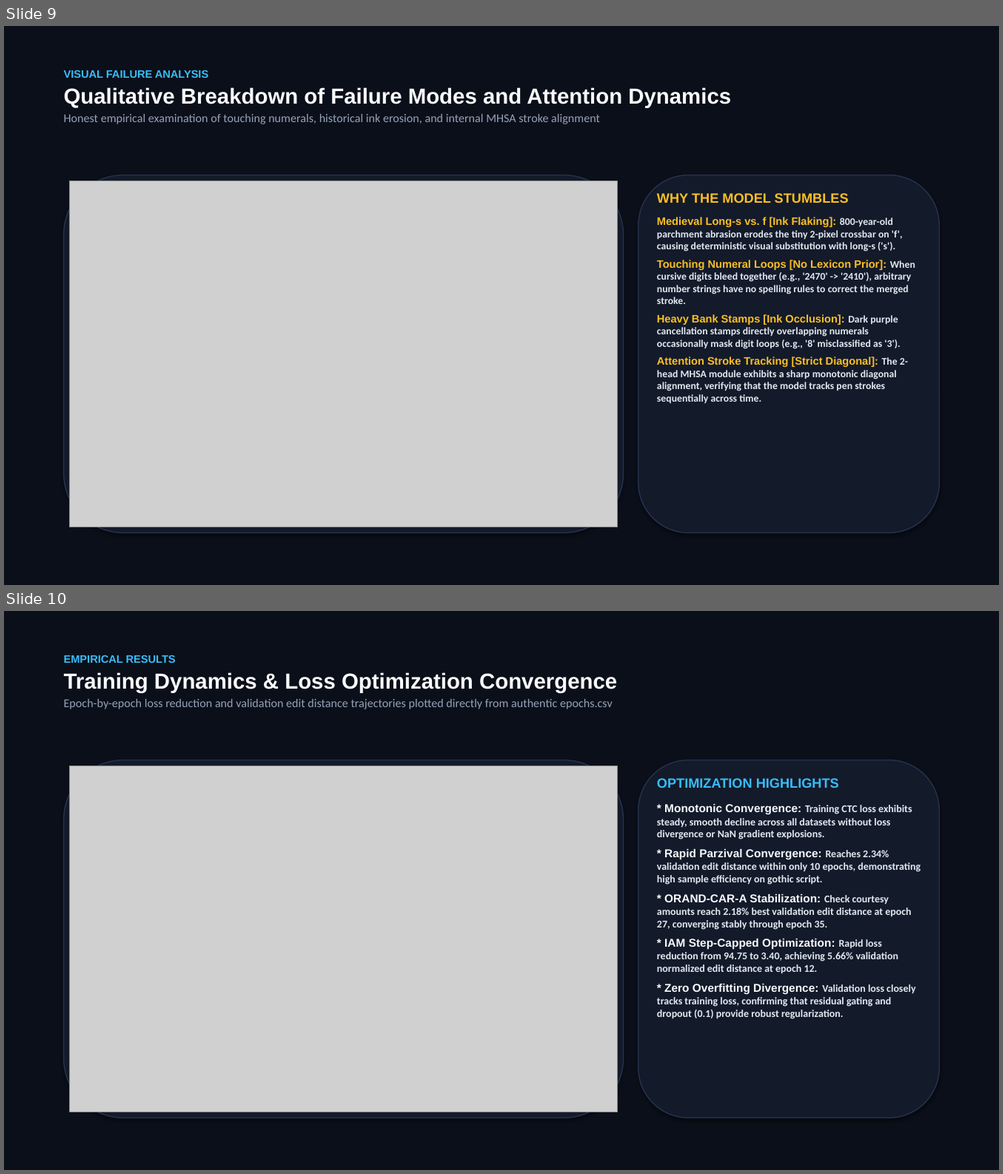
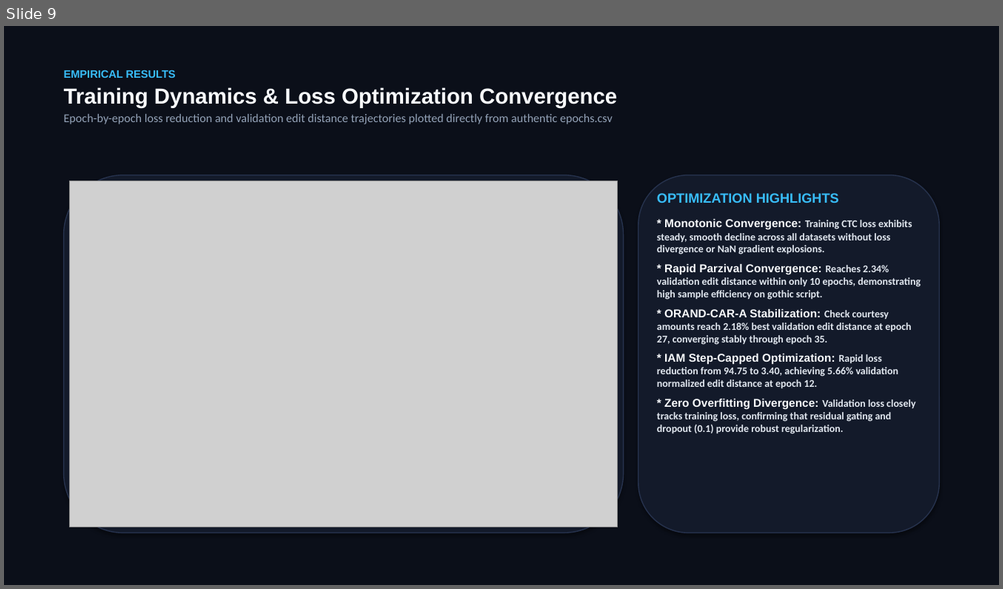
Before and after one commit to Balaji268268/HandwrittenTextRecognition, a slide deck: Handwritten_Text_Recognition_MNC_Keynote.pptx. Shown one above the other, each under a label of ours: slides 9 and 10 before the commit, slide 9 after it. The pictures are 1003x1174 and 1003x589 pixels, drawn with LibreOffice and Linux fonts; fonts in the diff are those of the drawing; grey boxes stand for pictures. Boxes give left, top, right and bottom in pixels: in the first picture for what was removed or moved away, otherwise in the second. Text is boxed around its words. In the diff, an @@ line names an element or a change of style, - is before the commit and + after.

```diff
--- a/Handwritten_Text_Recognition_MNC_Keynote.pptx
+++ b/Handwritten_Text_Recognition_MNC_Keynote.pptx
@@ slide 9 removed at <box>4,26,999,585</box>, background #0B0F19 @@
@@ text removed at <box>64,70,731,124</box> @@
-VISUAL FAILURE ANALYSIS
-Qualitative Breakdown of Failure Modes and Attention Dynamics
-Honest empirical examination of touching numerals, historical ink erosion, and internal MHSA stroke alignment
@@ rounded rectangle removed at <box>64,175,623,534</box> @@
@@ rounded rectangle removed at <box>638,175,939,534</box> @@
@@ picture removed at <box>70,181,617,528</box> @@
@@ text removed at <box>657,193,915,403</box> @@
-WHY THE MODEL STUMBLES
-Medieval Long-s vs. f [Ink Flaking]: 800-year-old parchment abrasion erodes the tiny 2-pixel crossbar on 'f', causing deterministic visual substitution with long-s ('s').
-Touching Numeral Loops [No Lexicon Prior]: When cursive digits bleed together (e.g., '2470' -> '2410'), arbitrary number strings have no spelling rules to correct the merged stroke.
-Heavy Bank Stamps [Ink Occlusion]: Dark purple cancellation stamps directly overlapping numerals occasionally mask digit loops (e.g., '8' misclassified as '3').
-Attention Stroke Tracking [Strict Diagonal]: The 2-head MHSA module exhibits a sharp monotonic diagonal alignment, verifying that the model tracks pen strokes sequentially across time.
@@ what was slide 10 is now slide 9 @@
```
Also in this commit, not shown: 1 slide changed, 11 other files.
